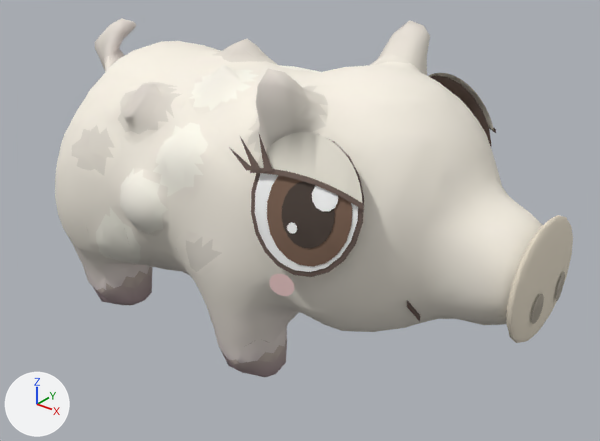
A saved change to the glTF model art/models/limited/woolly_piglet.glb.
Before and after are seen from a camera (50 mm lens) standing at (0.472, -0.567, 0.484) and looking at (0.022, -0.003, 0.135). Every picture has the same lights, and +X, +Y and +Z are marked at lower left. The older version comes first. Vertices at exactly the same position are counted once.

Names of what the first picture shows: 'woolly_piglet'.
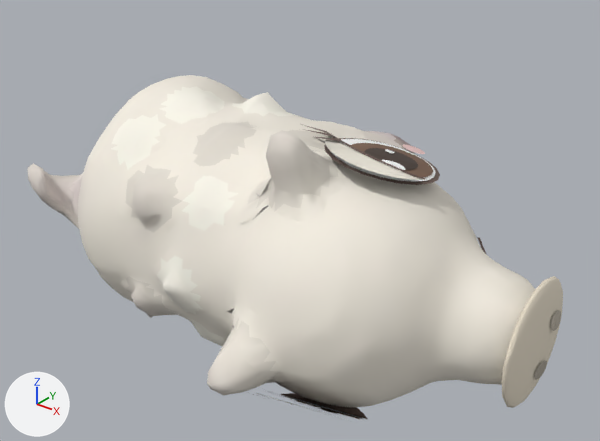
The newer file adds a shape key; the second version is drawn at full value of the shape key 'sleep' of 'woolly_piglet', and the change is written as the vertex moves it makes.

Pixel boxes [x1, y1, x2, y2] of what changed, in the pictures (600 x 441 px; the box of a moved part takes in the faces that stretch with it):
'woolly_piglet', reshaped: before [55, 18, 573, 377]; after [27, 75, 563, 419]
part 1 of me_woolly_piglet, moved or reshaped: before [506, 215, 573, 343]; after [502, 276, 563, 408]
part 2 of me_woolly_piglet, moved or reshaped (not visible afterwards): before [312, 186, 338, 211]
part 3 of me_woolly_piglet, moved or reshaped (not visible afterwards): before [287, 222, 297, 234]
part 4 of me_woolly_piglet, moved or reshaped: before [257, 132, 362, 203]; after [257, 393, 344, 419]
part 5 of me_woolly_piglet, moved or reshaped (not visible afterwards): before [250, 168, 364, 210]
part 6 of me_woolly_piglet, moved or reshaped: before [531, 294, 544, 324]; after [535, 360, 547, 380]
part 7 of me_woolly_piglet, moved or reshaped: before [430, 75, 492, 146]; after [324, 138, 440, 185]
part 8 of me_woolly_piglet, moved or reshaped (not visible before): after [330, 139, 436, 182]
part 9 of me_woolly_piglet, moved or reshaped (not visible before): after [351, 143, 433, 178]
part 10 of me_woolly_piglet, moved or reshaped (not visible before): after [364, 148, 418, 170]
part 11 of me_woolly_piglet, moved or reshaped (not visible before): after [381, 160, 405, 171]
part 12 of me_woolly_piglet, moved or reshaped: before [429, 73, 494, 130]; after [325, 136, 423, 180]
part 13 of me_woolly_piglet, moved or reshaped (mostly hidden before): before [489, 128, 496, 133]; after [331, 136, 425, 180]
part 14 of me_woolly_piglet, moved or reshaped (not visible before): after [403, 144, 425, 154]
part 15 of me_woolly_piglet, moved or reshaped: before [556, 272, 565, 301]; after [551, 310, 561, 331]
part 16 of me_woolly_piglet, moved or reshaped: before [55, 18, 543, 377]; after [27, 75, 535, 419]

What changed in the scene script:
```text
Change me_woolly_piglet:
    remove me_woolly_piglet.from_pydata(...)  # 3127 vertices, 5248 faces; spans x -0.273..0.273, y -0.133..0.133, z 0.0..0.314
    add me_woolly_piglet.from_pydata(...)  # 3127 vertices, 5248 faces; spans x -0.273..0.273, y -0.184..0.171, z 0.0..0.26
    me_woolly_piglet part 1: the loose piece of 182 vertices spanning x 0.256..0.272, y -0.059..0.056, z 0.104..0.208 is turned 64.7 degrees about the x axis through its middle, then moved by (0.0, 0.003, -0.061)
    me_woolly_piglet part 2: the loose piece of 13 vertices spanning x 0.119..0.142, y -0.113..-0.106, z 0.217..0.239 is turned 64.7 degrees about the x axis through its middle, then moved by (0.0, 0.0, -0.201)
    me_woolly_piglet part 3: the loose piece of 11 vertices spanning x 0.103..0.112, y -0.122..-0.12, z 0.195..0.203 is turned 64.7 degrees about the x axis through its middle, then moved by (0.0, 0.033, -0.194)
    me_woolly_piglet part 4: the loose piece of 42 vertices spanning x 0.067..0.163, y -0.119..-0.1, z 0.227..0.272 is turned 64.7 degrees about the x axis through its middle, then moved by (0.0, -0.02, -0.213)
    me_woolly_piglet part 5: the loose piece of 50 vertices spanning x 0.065..0.164, y -0.121..-0.106, z 0.225..0.241 is turned 64.7 degrees about the x axis through its middle, then moved by (0.0, -0.003, -0.207)
    me_woolly_piglet part 6: the loose piece of 13 vertices spanning x 0.272..0.273, y -0.032..-0.014, z 0.129..0.156 is turned 64.7 degrees about the x axis through its middle, then moved by (0.0, 0.028, -0.073)
    me_woolly_piglet part 7: the loose piece of 21 vertices spanning x 0.065..0.162, y 0.095..0.126, z 0.161..0.271 is turned 64.7 degrees about the x axis through its middle, then moved by (0.0, -0.115, 0.005)
    me_woolly_piglet part 8: the loose piece of 21 vertices spanning x 0.069..0.158, y 0.097..0.125, z 0.166..0.267 is turned 64.7 degrees about the x axis through its middle, then moved by (0.0, -0.116, 0.005)
    me_woolly_piglet part 9: the loose piece of 21 vertices spanning x 0.082..0.155, y 0.101..0.124, z 0.171..0.253 is turned 64.7 degrees about the x axis through its middle, then moved by (0.0, -0.113, 0.009)
    me_woolly_piglet part 10: the loose piece of 21 vertices spanning x 0.096..0.141, y 0.106..0.121, z 0.186..0.237 is turned 64.7 degrees about the x axis through its middle, then moved by (0.0, -0.113, 0.01)
    me_woolly_piglet part 11: the loose piece of 13 vertices spanning x 0.12..0.142, y 0.105..0.111, z 0.217..0.239 is turned 64.7 degrees about the x axis through its middle, then moved by (0.0, -0.125, -0.004)
    me_woolly_piglet part 12: the loose piece of 42 vertices spanning x 0.067..0.163, y 0.099..0.118, z 0.227..0.273 is turned 64.7 degrees about the x axis through its middle, then moved by (0.0, -0.145, -0.016)
    me_woolly_piglet part 13: the loose piece of 50 vertices spanning x 0.066..0.164, y 0.104..0.12, z 0.225..0.241 is turned 64.7 degrees about the x axis through its middle, then moved by (0.0, -0.132, -0.003)
    me_woolly_piglet part 14: the loose piece of 15 vertices spanning x 0.093..0.116, y 0.125..0.13, z 0.142..0.16 is turned 64.7 degrees about the x axis through its middle, then moved by (0.0, -0.066, 0.058)
    me_woolly_piglet part 15: the loose piece of 13 vertices spanning x 0.272..0.273, y 0.012..0.03, z 0.129..0.156 is turned 64.7 degrees about the x axis through its middle, then moved by (0.0, 0.003, -0.034)
    me_woolly_piglet part 16: 2588 of 3127 vertices moved; they spanned x -0.273..0.271, y -0.133..0.133, z 0.0..0.314 and now span x -0.273..0.271, y -0.184..0.171, z 0.0..0.26; mean shift (0.001, 0.001, -0.058); largest move (0.07, -0.102, 0.314) -> (0.07, -0.184, 0.071)
    other edits to the shape of me_woolly_piglet do not show in these pictures
```
